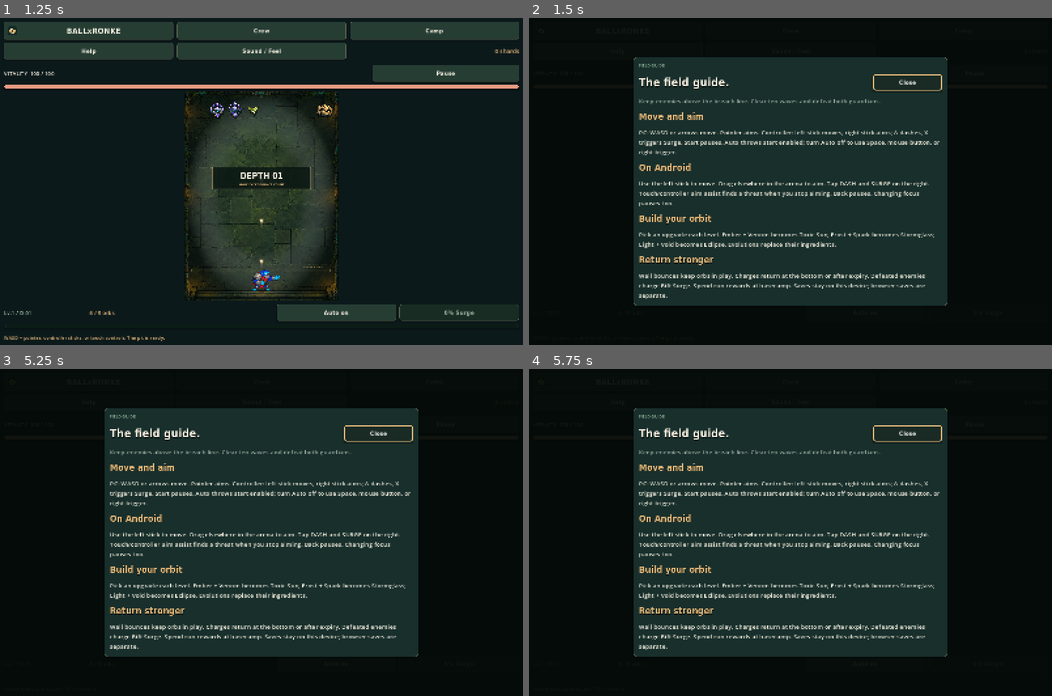
Above: before the commit, frames 1-4 (two rows, left to right).
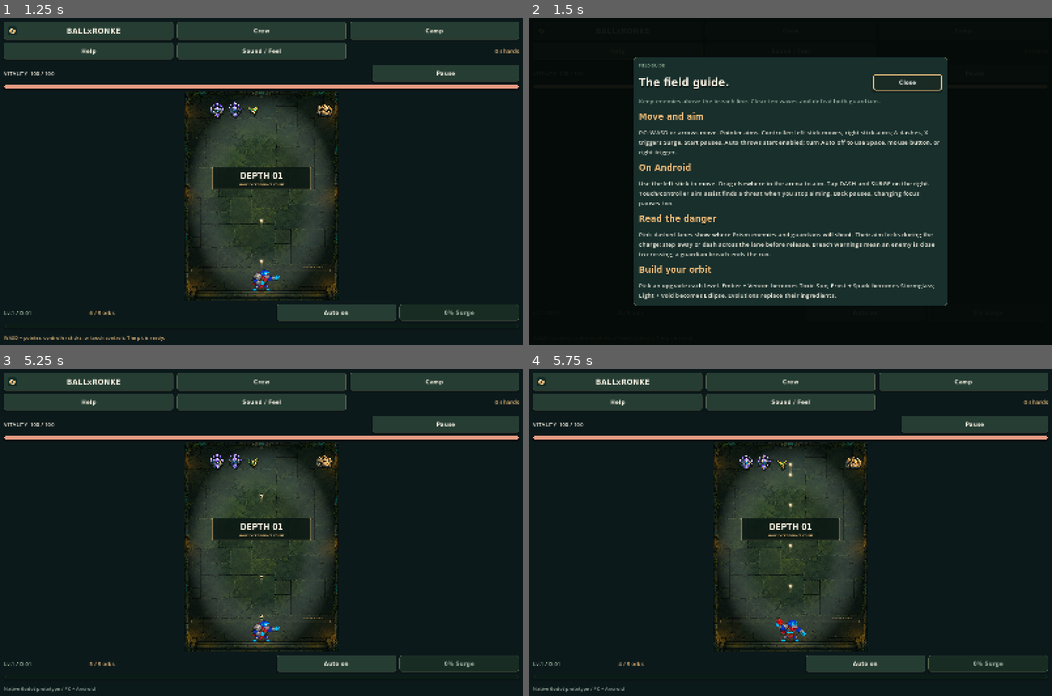
Above: after the commit, the same moments.

Repository: betraykuroro99-ai/BALLxRONKE
Game: Godot game, scene res://scenes/main.tscn
The game is run twice, just before and just after one commit, with the same random seed, the same clock (stepped at 60 frames per second) and the same inputs.
Inputs:
- Up to frame 1 (1.25 s): click "Enter the pit / 10 waves" at 0.5 s
- Up to frame 2 (1.5 s): click "Help" at 1.25 s
- Up to frame 3 (5.25 s): click "BALLxRONKE" at 2 s; click "Crew" at 2.75 s; click "Camp" at 3.5 s; click "Auto on" at 4.25 s; click "Got it" (after the commit: "Close") at 5 s
- Up to frame 4 (5.75 s): no input

Frame 1 is identical in both runs. In frame 2, 2.9% of the frame differs, in the area x 21-78%, y 60-86%; in frame 3, 28%; in frame 4, 28%, in the area x 0-100%, y 1-99%.

Commit message:
Add readable enemy windups and breach danger warnings

Diff:
--- a/godot/scripts/app.gd
+++ b/godot/scripts/app.gd
@@ -670,6 +670,7 @@
 	var content = _open_modal("help", "The field guide.", "Keep enemies above the breach line. Clear ten waves and defeat both guardians.")
 	for pair in [["Move and aim", "PC: WASD or arrows move. Pointer aims. Controller: left stick moves, right stick aims; A dashes, X triggers Surge, Start pauses. Auto throws start enabled; turn Auto off to use Space, mouse button, or right trigger."],
 		["On Android", "Use the left stick to move. Drag elsewhere in the arena to aim. Tap DASH and SURGE on the right. Touch/controller aim assist finds a threat when you stop aiming. Back pauses. Changing focus pauses too."],
+		["Read the danger", "Pink dashed lanes show where Prism enemies and guardians will shoot. Their aim locks during the charge: step away or dash across the lane before release. Breach warnings mean an enemy is close to crossing; a guardian breach ends the run."],
 		["Build your orbit", "Pick an upgrade each level. Ember + Venom becomes Toxic Sun; Frost + Spark becomes Stormglass; Light + Void becomes Eclipse. Evolutions replace their ingredients."],
 		["Return stronger", "Wall bounces keep orbs in play. Charges return at the bottom or after expiry. Defeated enemies charge Rift Surge. Spend run rewards at basecamp. Saves stay on this device; browser saves are separate."]]:
 		_label(content, pair[0], 28, GOLD)
--- a/godot/scripts/arena.gd
+++ b/godot/scripts/arena.gd
@@ -292,6 +292,9 @@
 	draw_count += 1
 	draw_set_transform(shake_offset * size / Vector2(600, 820), 0, size / Vector2(600, 820))
 	_draw_floor()
+	for enemy in model.enemies:
+		if not enemy.dead and enemy.get("charging", false):
+			_draw_attack_warning(enemy)
 	if active and model.phase == "playing":
 		var direction: Vector2 = (aim - model.player.pos).normalized()
 		draw_dashed_line(model.player.pos + Vector2(0, -20), model.player.pos + Vector2(0, -20) + direction * 200, Color(0.9, 0.8, 0.6, 0.3), 2, 11)
@@ -342,6 +345,7 @@
 		_text(label.text, label.pos, 23 if label.crit else 17, Color(GOLD if label.crit else CREAM, clampf(label.life * 2, 0, 1)), true)
 	# Keep HUD, touch targets and banners stationary while the world reacts.
 	draw_set_transform(Vector2.ZERO, 0, size / Vector2(600, 820))
+	_draw_breach_warning()
 	if hurt_flash > 0:
 		var warning = Color(1.0, 0.25, 0.24, hurt_flash * 1.5)
 		draw_rect(Rect2(2, 2, 596, 816), warning, false, 5)
@@ -356,6 +360,40 @@
 	if touch_enabled:
 		_draw_touch()
 	draw_set_transform(Vector2.ZERO)
+
+func _draw_attack_warning(enemy: Dictionary) -> void:
+	# Essential gameplay information stays visible with optional effects disabled.
+	var duration = RonkeRun.BOSS_WINDUP if enemy.kind == "boss" else RonkeRun.PRISM_WINDUP
+	var progress = clampf(1.0 - enemy.fire / duration, 0.0, 1.0)
+	var color = Color("ffc0be")
+	var radius: float = enemy.width * 0.6 + 5.0
+	draw_arc(enemy.pos, radius, -PI / 2, -PI / 2 + TAU * maxf(0.02, progress), 32, color, 2.5, true)
+	for direction in model.attack_directions(enemy):
+		var length = 1000.0
+		if absf(direction.x) > 0.001:
+			length = minf(length, ((600.0 if direction.x > 0 else 0.0) - enemy.pos.x) / direction.x)
+		if absf(direction.y) > 0.001:
+			length = minf(length, ((820.0 if direction.y > 0 else 0.0) - enemy.pos.y) / direction.y)
+		var start: Vector2 = enemy.pos + direction * radius
+		var end: Vector2 = enemy.pos + direction * maxf(radius, length)
+		draw_dashed_line(start, end, Color(color, 0.22 + progress * 0.18), 1.5, 12, true)
+		var tip: Vector2 = enemy.pos + direction * minf(radius + 35, maxf(radius, length))
+		var side = direction.orthogonal() * 5
+		draw_polyline(PackedVector2Array([tip - direction * 9 + side, tip, tip - direction * 9 - side]), color, 2, true)
+
+func _draw_breach_warning() -> void:
+	var count = 0
+	var guardian = false
+	for enemy in model.enemies:
+		if not enemy.dead and enemy.pos.y + enemy.width / 2.0 > RonkeRun.HEIGHT - 190:
+			count += 1
+			guardian = guardian or enemy.kind == "boss"
+	if count == 0:
+		return
+	var color = Color("ffb1a2")
+	for x in [24, 576]:
+		draw_colored_polygon(PackedVector2Array([Vector2(x - 7, 684), Vector2(x + 7, 684), Vector2(x, 698)]), color)
+	_text("GUARDIAN AT BREACH / STOP IT!" if guardian else "BREACH RISK / %d CLOSE" % count, Vector2(300, 690), 15, color, true)
 
 func _draw_enemy(enemy: Dictionary) -> void:
 	var pos: Vector2 = enemy.pos
--- a/godot/scripts/run_state.gd
+++ b/godot/scripts/run_state.gd
@@ -83,6 +83,9 @@
 			break
 		_step(delta / steps, input)
 
+const PRISM_WINDUP = 0.55
+const BOSS_WINDUP = 0.75
+
 func spawn_wave() -> void:
 	wave += 1
 	wave_clock = 0.0
@@ -105,7 +108,7 @@
 func _add_enemy(pos: Vector2, width: float, hp: float, kind: String, speed: float) -> void:
 	next_id += 1
 	enemies.append({"id": next_id, "pos": pos, "width": width, "hp": hp, "max_hp": hp, "kind": kind,
-		"speed": speed, "fire": 2.0 + rng.randf() * 4.0, "burn": 0.0, "poison": 0.0, "slow": 0.0, "weak": 0.0, "flash": 0.0, "dead": false})
+		"speed": speed, "fire": 2.0 + rng.randf() * 4.0, "charging": false, "attack_angle": 0.0, "burn": 0.0, "poison": 0.0, "slow": 0.0, "weak": 0.0, "flash": 0.0, "dead": false})
 
 func _step(delta: float, input: Dictionary) -> void:
 	time += delta
@@ -199,16 +202,30 @@
 				hurt(10.0)
 			enemy.dead = true
 			emit("breach", {"pos": enemy.pos})
+			continue
 		if enemy.kind in ["prism", "boss"]:
 			enemy.fire -= world_delta
+			var windup = BOSS_WINDUP if enemy.kind == "boss" else PRISM_WINDUP
+			if enemy.fire <= windup and not enemy.charging:
+				enemy.charging = true
+				# Lock the angle when the warning begins. Dodging during the windup
+				# works because the released volley follows the displayed lanes.
+				enemy.attack_angle = (player.pos - enemy.pos).angle() + (rng.randf() - 0.5) * (0.6 if crew.id == "tiptoer" else 0.12)
+				emit("windup", {"pos": enemy.pos})
 			if enemy.fire <= 0.0:
-				enemy.fire = 1.5 if enemy.kind == "boss" else 4.5
-				var angle = (player.pos - enemy.pos).angle() + (rng.randf() - 0.5) * (0.6 if crew.id == "tiptoer" else 0.12)
-				var count = 3 if enemy.kind == "boss" else 1
-				for i in range(count):
-					var direction = Vector2.from_angle(angle + (i - (count - 1) / 2.0) * 0.21)
+				for direction in attack_directions(enemy):
 					bullets.append({"pos": enemy.pos, "velocity": direction * 145.0, "radius": 7.0 if enemy.kind == "boss" else 5.0,
 						"damage": 5.0 if enemy.weak > 0.0 else 10.0, "dead": false})
+				enemy.fire = 1.5 if enemy.kind == "boss" else 4.5
+				enemy.charging = false
+
+func attack_directions(enemy: Dictionary) -> Array[Vector2]:
+	# One shared definition keeps warnings and projectiles aligned.
+	var result: Array[Vector2] = []
+	var count = 3 if enemy.kind == "boss" else 1
+	for i in range(count):
+		result.append(Vector2.from_angle(enemy.attack_angle + (i - (count - 1) / 2.0) * 0.21))
+	return result
 
 func _update_ball(ball: Dictionary, delta: float) -> void:
 	if ball.orbit:
--- a/godot/scripts/sound_bank.gd
+++ b/godot/scripts/sound_bank.gd
@@ -3,9 +3,9 @@
 
 # Short original synthesized cues: no downloads, streaming, or runtime allocations.
 const RATE = 22050
-const COOLDOWNS = {"shot": 100, "hit": 75, "crit": 100, "kill": 85, "bounce": 130}
+const COOLDOWNS = {"shot": 100, "hit": 75, "crit": 100, "kill": 85, "bounce": 130, "windup": 250}
 const PRIORITY = {"shot": 0, "bounce": 0, "hit": 1, "kill": 1, "crit": 2, "dash": 2,
-	"shield": 2, "hurt": 3, "wave": 3, "boss": 4, "level": 4, "surge": 4, "victory": 5, "defeat": 5}
+	"shield": 2, "windup": 2, "hurt": 3, "wave": 3, "boss": 4, "level": 4, "surge": 4, "victory": 5, "defeat": 5}
 var muted = true
 var volume = 0.65
 var voices: Array[AudioStreamPlayer] = []
@@ -27,7 +27,7 @@
 		"hit": [190.0, 65.0, 0.085, 0.38, 0.2], "crit": [850.0, 180.0, 0.14, 0.2, 0.45],
 		"kill": [340.0, 90.0, 0.14, 0.3, 0.3], "hurt": [140.0, 48.0, 0.25, 0.35, 0.5],
 		"dash": [170.0, 650.0, 0.13, 0.5, 0.0], "shield": [500.0, 1050.0, 0.17, 0.02, 0.4],
-		"wave": [220.0, 330.0, 0.28, 0.04, 0.3], "boss": [130.0, 55.0, 0.6, 0.12, 0.55],
+		"windup": [390.0, 650.0, 0.19, 0.02, 0.3], "wave": [220.0, 330.0, 0.28, 0.04, 0.3], "boss": [130.0, 55.0, 0.6, 0.12, 0.55],
 		"level": [440.0, 880.0, 0.4, 0.0, 0.35], "surge": [110.0, 880.0, 0.48, 0.2, 0.5],
 		"victory": [440.0, 880.0, 0.7, 0.0, 0.45], "defeat": [220.0, 55.0, 0.65, 0.06, 0.25]}
 	for kind in recipes:
--- a/godot/tests/engine_test.gd
+++ b/godot/tests/engine_test.gd
@@ -30,6 +30,7 @@
 		check(run.player.ammo >= 0 and run.balls.size() <= 96, "Invalid supply: " + crew.id)
 		print("CREW ", crew.id, ": ", run.phase, " wave ", run.wave, " kills ", run.kills)
 	_test_mechanics()
+	_test_attack_warnings()
 	_test_save()
 	_test_exports()
 	if failures.is_empty():
@@ -96,6 +97,49 @@
 		check(runner.get_node("AnimatedSprite2D").offset == Vector2(0, -56), "Native prefab anchor: " + crew.id)
 		runner.free()
 
+func _test_attack_warnings() -> void:
+	for kind in ["prism", "boss"]:
+		var run = RonkeRun.new()
+		run.enemies.clear()
+		run._add_enemy(Vector2(300, 200), 70, 500, kind, 0)
+		var enemy: Dictionary = run.enemies[0]
+		var duration = RonkeRun.BOSS_WINDUP if kind == "boss" else RonkeRun.PRISM_WINDUP
+		enemy.fire = duration + 0.01
+		run.drain_events()
+		run._update_enemies(0.02, 0.02)
+		check(enemy.charging and run.bullets.is_empty(), "Warning precedes volley: " + kind)
+		check(run.drain_events().filter(func(e): return e.type == "windup").size() == 1, "One warning event: " + kind)
+		var angle: float = enemy.attack_angle
+		var preview = run.attack_directions(enemy)
+		var remaining: float = enemy.fire
+		run.player.pos.x = 80
+		run._update_enemies(0.2, 0.0)
+		check(enemy.fire == remaining and enemy.attack_angle == angle, "World freeze pauses warning: " + kind)
+		run.phase = "upgrade"
+		run.advance(0.1)
+		check(enemy.fire == remaining, "Upgrade freezes warning: " + kind)
+		run.phase = "playing"
+		run._update_enemies(duration * 0.5, duration * 0.5)
+		check(enemy.attack_angle == angle and run.bullets.is_empty(), "Warning locks aim without early fire: " + kind)
+		run._update_enemies(duration * 0.5, duration * 0.5)
+		check(run.bullets.size() == (3 if kind == "boss" else 1), "Expected volley size: " + kind)
+		for i in range(run.bullets.size()):
+			check(run.bullets[i].velocity.normalized().distance_to(preview[i]) < 0.0001, "Projectile follows warning lane: " + kind)
+		check(not enemy.charging and enemy.fire > duration, "Warning resets after release: " + kind)
+		# Destroying a charging shooter cancels its pending volley.
+		run.bullets.clear()
+		enemy.charging = true
+		enemy.fire = 0.001
+		run.kill(enemy)
+		run._update_enemies(0.02, 0.02)
+		check(run.bullets.is_empty(), "Destroyed shooter cannot release volley: " + kind)
+	var breach = RonkeRun.new()
+	breach.enemies.clear()
+	breach._add_enemy(Vector2(300, 700), 50, 100, "prism", 0)
+	breach.enemies[0].fire = 0
+	breach._update_enemies(0.02, 0.02)
+	check(breach.enemies[0].dead and breach.bullets.is_empty(), "Breached shooter cannot fire after removal")
+
 func _test_save() -> void:
 	var raw = {"version": 1, "shards": -20, "last_crew": "missing", "meta": {"power": 100}, "world": "invalid"}
 	var clean = RonkeSave.sanitize(raw)
--- a/godot/tests/ui_test.gd
+++ b/godot/tests/ui_test.gd
@@ -18,7 +18,7 @@
 	await process_frame
 	await process_frame
 	check(scene.ready_done and scene.home_view.visible, "Home scene starts")
-	check(scene.sound.tones.size() == 14 and scene.sound.voices.size() == 10, "Combat cues use a bounded voice pool")
+	check(scene.sound.tones.size() == 15 and scene.sound.voices.size() == 10, "Combat cues use a bounded voice pool")
 	for stream in scene.sound.tones.values():
 		check(not stream.data.is_empty() and stream.mix_rate == 22050, "Synthesized cue contains PCM data")
 	scene.sound.muted = false
@@ -182,8 +182,18 @@
 		scene.model.enemies.clear()
 		scene.model.wave = 4 if world_index < 2 else 9
 		scene.model.spawn_wave()
+		for enemy in scene.model.enemies:
+			if enemy.kind in ["boss", "prism"]:
+				enemy.charging = true
+				enemy.attack_angle = PI / 2
+				enemy.fire = 0.4
+			if enemy.kind != "boss":
+				enemy.pos.y = 635
+		scene.arena.effects = false
+		var prior_draws = scene.arena.draw_count
 		for _i in range(4):
 			await process_frame
+		check(scene.arena.draw_count > prior_draws, "Warnings render with optional effects disabled")
 		check(scene.arena.floor_texture is Texture2D and scene.arena.draw_count > 0, "Biome and boss art draw paths: " + str(world_index))
 	scene._return_home()
 	scene.queue_free()
Not shown, added: docs/ATTACK_WARNINGS.md
Not shown, changed: docs/COMBAT_POLISH.md
Not shown, changed: godot/README.md
Not shown, changed: godot/VALIDATION.md
